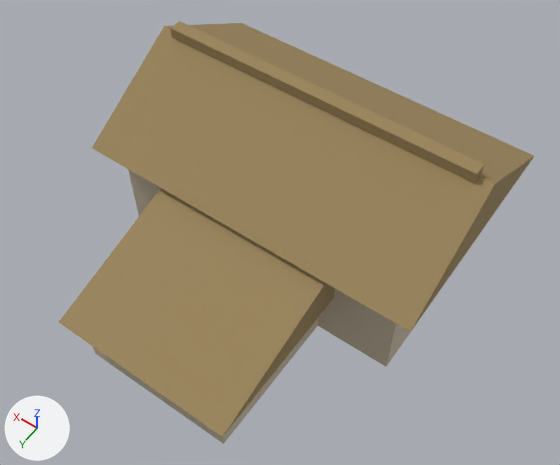
Renders of the glTF model assets/map3d_houses/byre.glb from each side of a commit.
One viewpoint serves both versions: a 50 mm lens placed at (-6.56, 8.76, 15.45), pointed at (-0.43, 0.17, 1.95). The lights are fixed; the arrows at lower left show +X, +Y and +Z. The picture after the commit comes second. Vertices at exactly the same position are counted once.

Objects in the first picture: 'byre'.
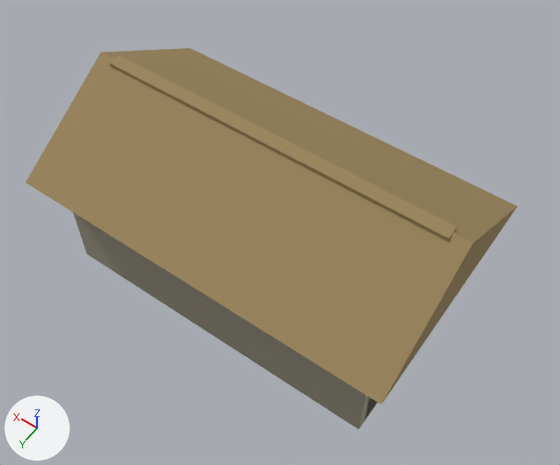
Boxes (x1, y1, x2, y2) around the edits, measured in the pictures (560 x 465 px; the box of a moved part takes in the faces that stretch with it):
'byre', reshaped (10% shorter)
    before: (59, 21, 534, 444)
    after: (25, 48, 517, 429)
part 1 of me_cube, added
    after: (73, 213, 378, 429)
part 2 of me_cube, moved or reshaped
    before: (92, 23, 534, 332)
    after: (25, 48, 517, 405)
part 3 of me_cube, added
    after: (109, 55, 457, 242)
part 4 of me_cube, deleted (mostly hidden)
    before: (128, 169, 479, 366)
part 5 of me_cube, deleted (mostly hidden)
    before: (93, 318, 318, 444)
part 6 of me_cube, deleted
    before: (170, 21, 484, 183)
part 7 of me_cube, deleted (brown)
    before: (59, 188, 335, 437)

The edits, one by one:
me_cube is used by ob_byre; location (0.0, 0.0, 0.0).
me_cube had 36 vertices, 52 faces and spanned x -4.16..4.16, y -4.5..4.5, z 0.0..4.5.
me_cube now has 38 vertices, 56 faces and spans x -4.5..4.5, y -2.8..2.8, z 0.0..4.5.
me_cube part 1: a new loose piece, a box spanning x -3.95..3.95, y 1.44..2.25, z 0.0..2.79, in mat_wall (grey #a29c89).
me_cube part 2: the loose piece of 6 vertices spanning x -4.16..4.16, y -4.5..1.14, z 2.67..4.31 is scaled about its middle by (1.08, 0.993, 1.04), then moved by (0.0, 1.68, 0.15).
me_cube part 3: a new loose piece, a box spanning x -4.1..4.1, y -0.16..0.16, z 4.24..4.5, in mat_roof (brown #9a8459).
me_cube part 4: the loose piece of 8 vertices spanning x -3.66..3.66, y -4.0..0.64, z 0.0..2.67 is deleted.
me_cube part 5: the loose piece of 8 vertices spanning x -1.83..1.83, y -0.03..4.15, z 0.0..1.47 is deleted.
me_cube part 6: the loose piece of 8 vertices spanning x -3.81..3.81, y -1.84..-1.52, z 4.25..4.5 is deleted.
me_cube part 7: the loose piece of 6 vertices spanning x -2.18..2.18, y -0.38..4.5, z 1.47..2.96 is deleted.
Other edits to the shape of me_cube do not show in these pictures.
